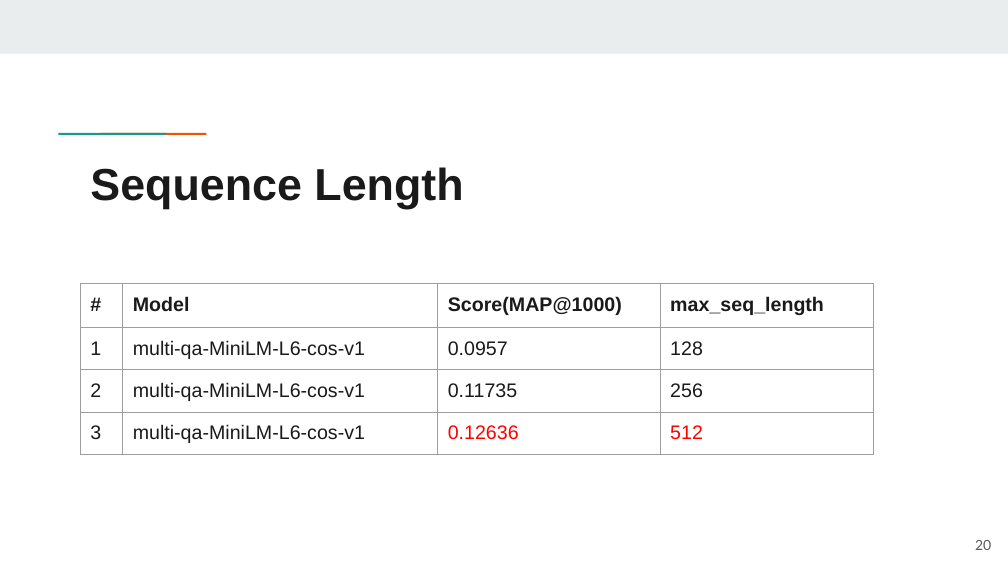
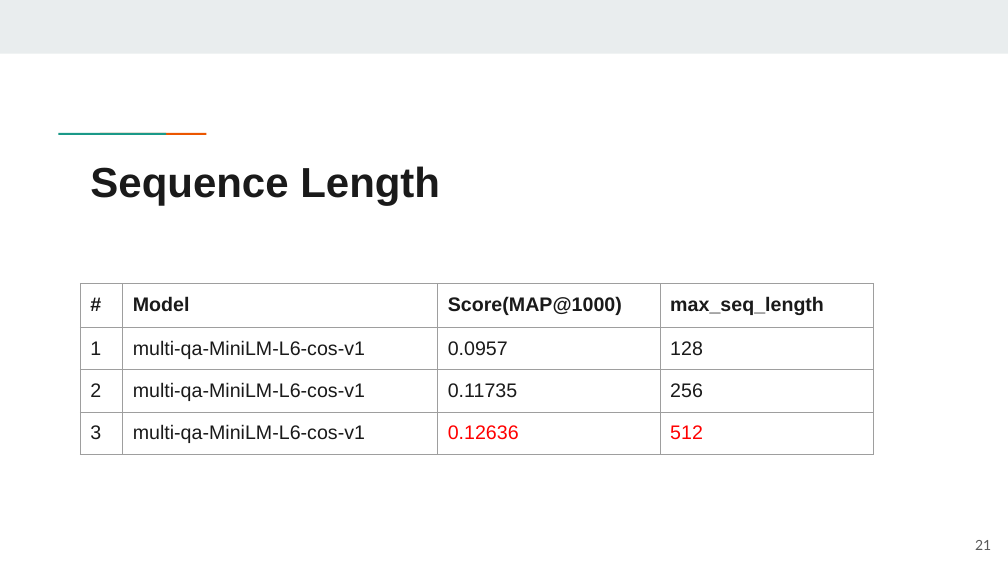
Before and after one commit to jackyh1999/NTUST, a slide deck: slide 21 of IR資訊檢索_第9組_FinalProject.pptx (slide 20 before the commit). Drawn at 1008x567 pixels with LibreOffice and Linux fonts; fonts in the diff are those of the drawing. Boxes give left, top, right and bottom in pixels: in the first picture for what was removed or moved away, otherwise in the second. Text is boxed around its words. In the diff, an @@ line names an element or a change of style, - is before the commit and + after.

```diff
--- a/IR資訊檢索_第9組_FinalProject.pptx
+++ b/IR資訊檢索_第9組_FinalProject.pptx
@@ title "Sequence Length" at (90,166,440,205): size 32 to 30 pt @@
@@ page number at (975,540,991,550): text changed @@
-20
+21
```
Also in this commit, not shown: 17 other slides changed, 1 slide added, 1 slide removed.
